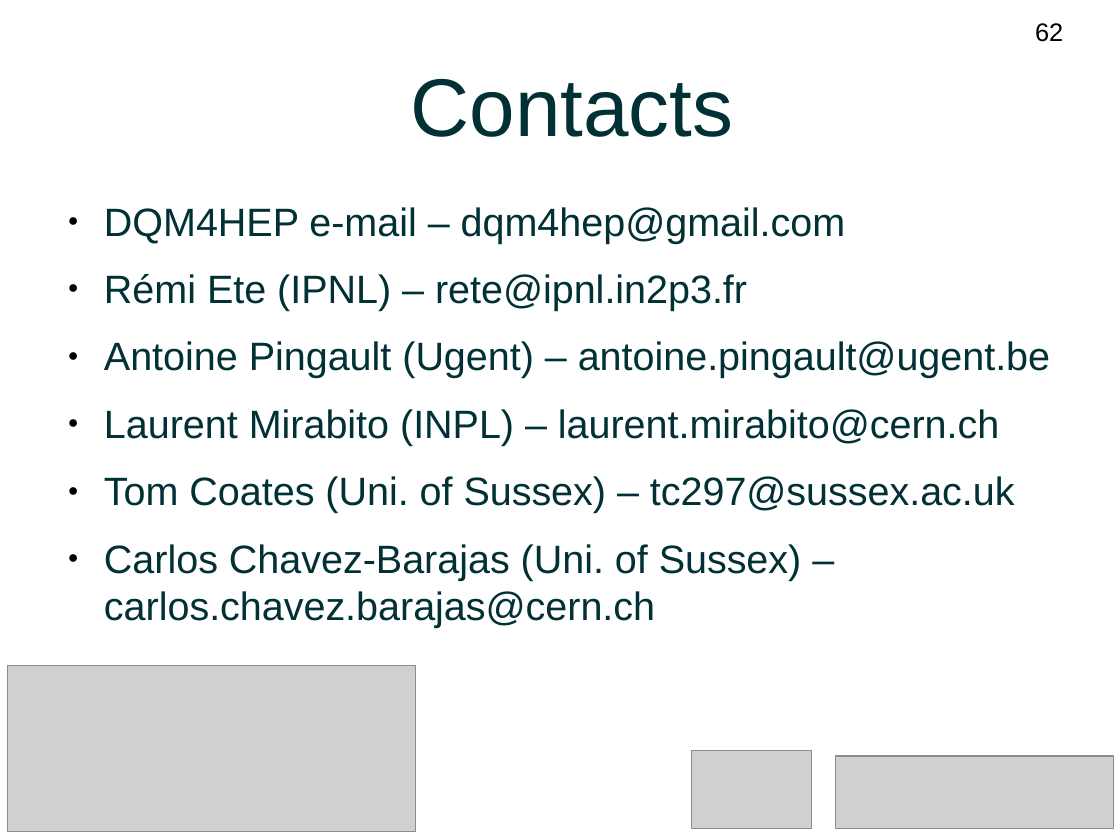
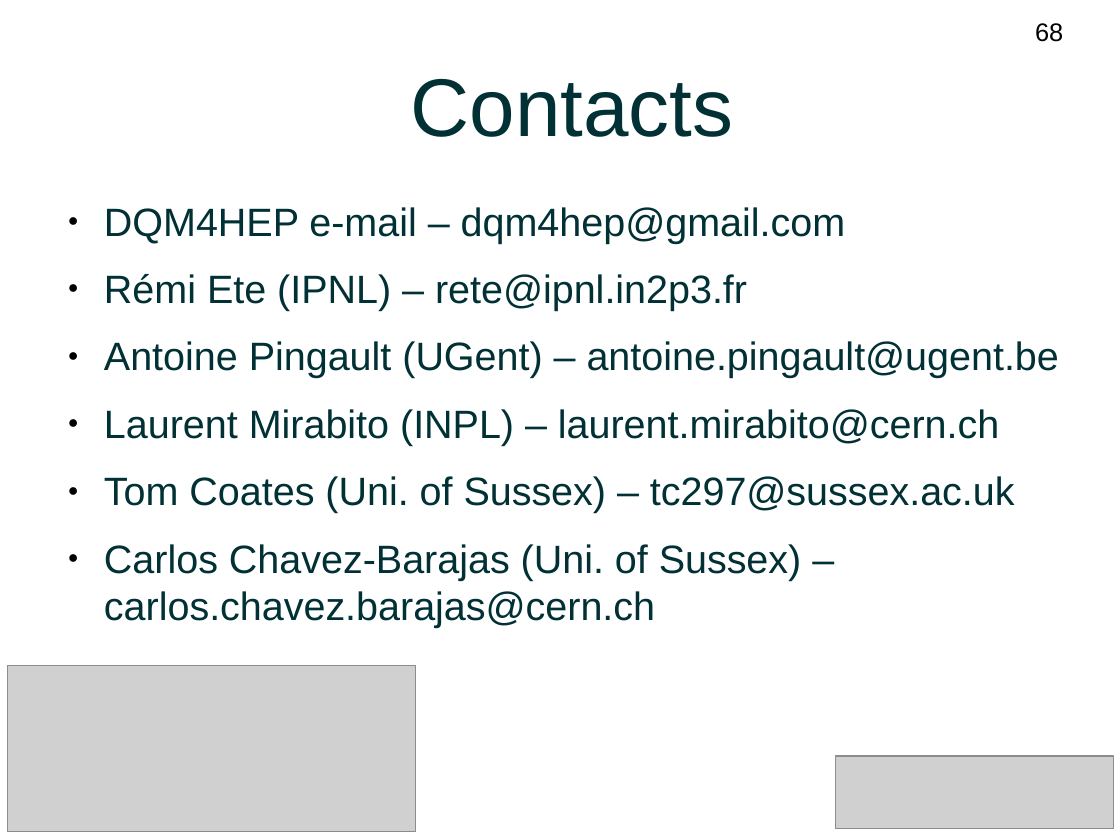
Before and after one commit to DQM4HEP/DQM4HEP-Workshop, a slide deck: slide 68 of BTTB2017-materials/Tutorial.odp (slide 62 before the commit). Drawn at 1120x840 pixels with LibreOffice and Linux fonts; fonts in the diff are those of the drawing; grey boxes stand for pictures. Boxes give left, top, right and bottom in pixels: in the first picture for what was removed or moved away, otherwise in the second. Text is boxed around its words. In the diff, an @@ line names an element or a change of style, - is before the commit and + after.

Commit message:
Added monitor GUI guide and incorporated feedback from Antoine

```diff
--- a/BTTB2017-materials/Tutorial.odp
+++ b/BTTB2017-materials/Tutorial.odp
@@ page number at box(1035, 23, 1063, 42): text changed @@
-62
+68
@@ text at box(104, 341, 1059, 378): text changed @@
-● Antoine Pingault (Ugent) – antoine.pingault@ugent.be
+● Antoine Pingault (UGent) – antoine.pingault@ugent.be
@@ picture removed at box(692, 751, 812, 829) @@
```
Also in this commit, not shown: 61 other slides changed, 7 slides added, 1 slide removed.
